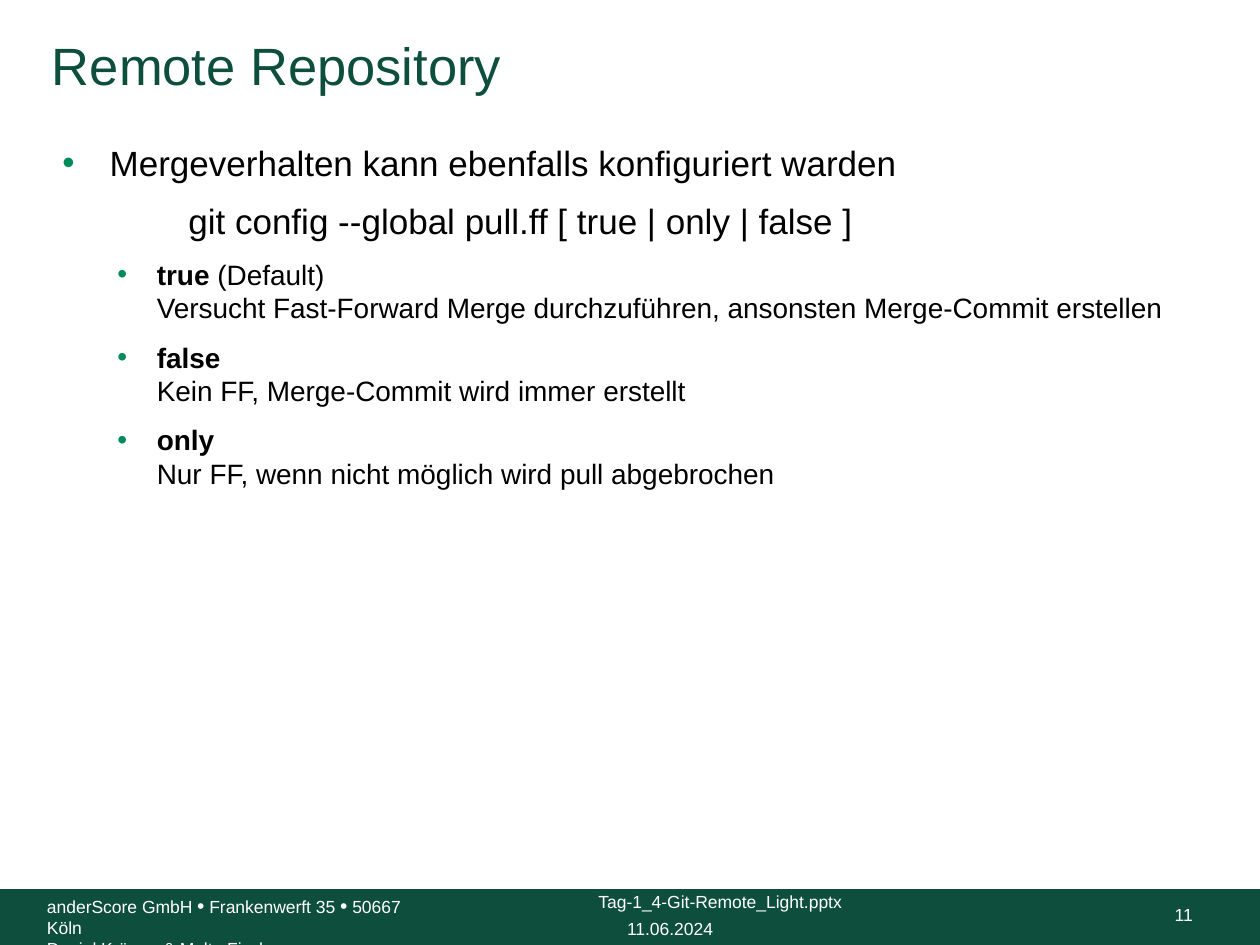
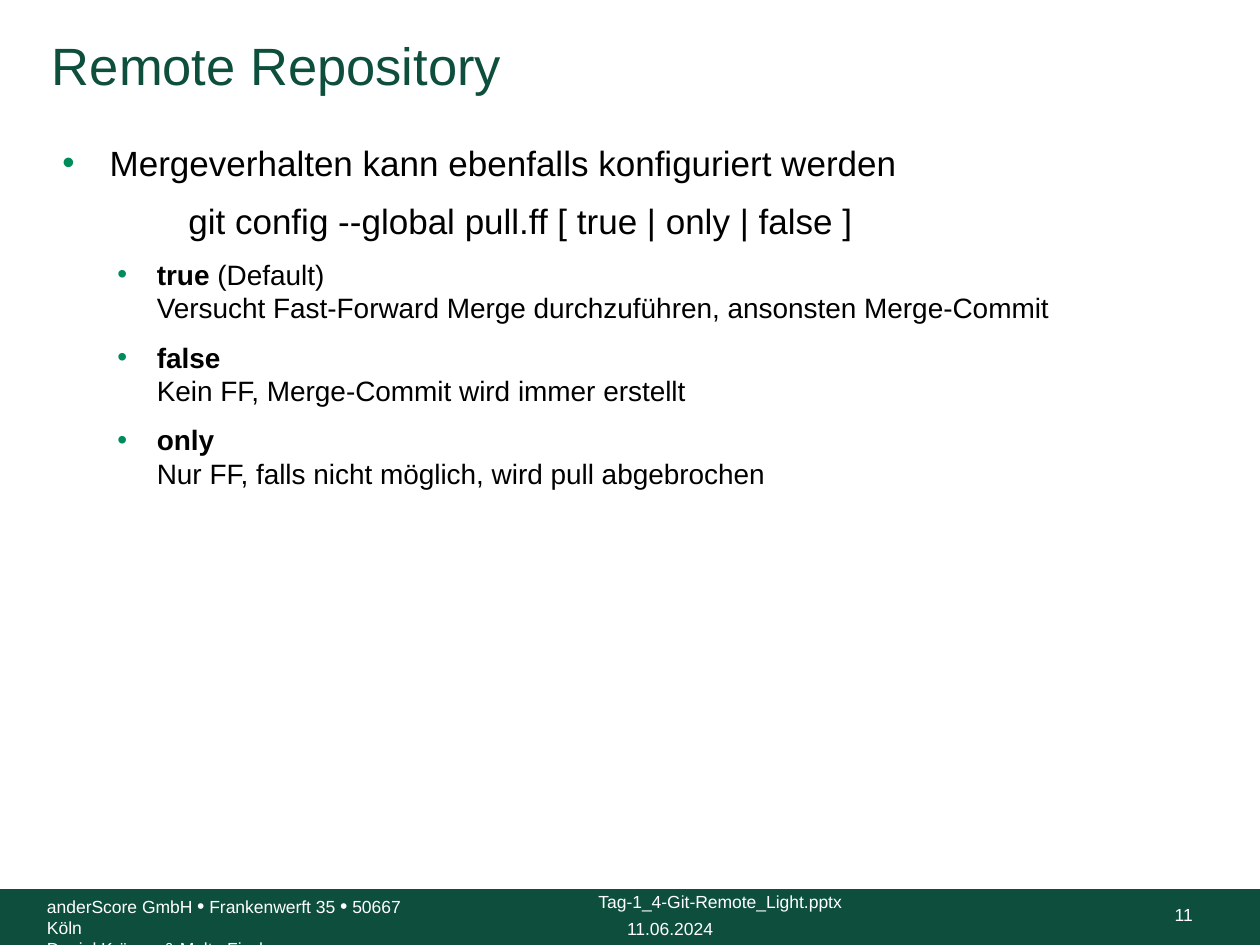
Before and after one commit to anderscore-gmbh/gitlab, a slide deck: slide 11 of slides/Tag-1_4-Git-Remote_Light.pptx. Drawn at 1260x945 pixels with LibreOffice and Linux fonts; fonts in the diff are those of the drawing; background and template pictures are left out. Boxes give left, top, right and bottom in pixels: in the first picture for what was removed or moved away, otherwise in the second. Text is boxed around its words. In the diff, an @@ line names an element or a change of style, - is before the commit and + after.

```diff
--- a/slides/Tag-1_4-Git-Remote_Light.pptx
+++ b/slides/Tag-1_4-Git-Remote_Light.pptx
@@ text at [110, 150, 896, 183]: text changed @@
-• Mergeverhalten kann ebenfalls konfiguriert warden
+• Mergeverhalten kann ebenfalls konfiguriert werden
@@ text at [157, 264, 1049, 323]: text changed @@
-  • true (Default)
-    Versucht Fast-Forward Merge durchzuführen, ansonsten Merge-Commit erstellen
+  • true (Default)
+    Versucht Fast-Forward Merge durchzuführen, ansonsten Merge-Commit
@@ text at [157, 429, 765, 489]: text changed @@
-  • only
-    Nur FF, wenn nicht möglich wird pull abgebrochen
+  • only
+    Nur FF, falls nicht möglich, wird pull abgebrochen
```
Also in this commit, not shown: 9 other slides changed, 1 slide added, 5 other files.
